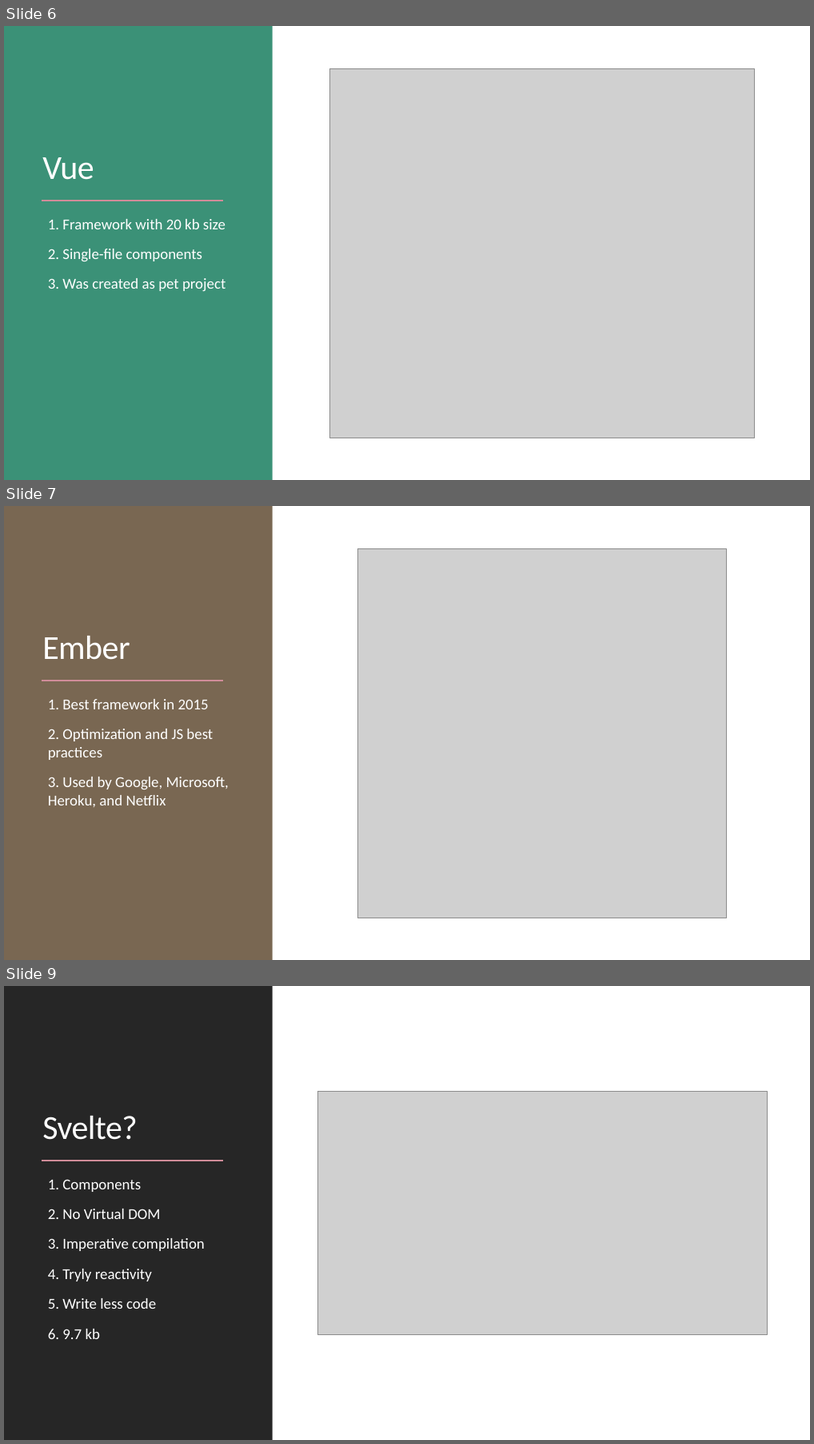
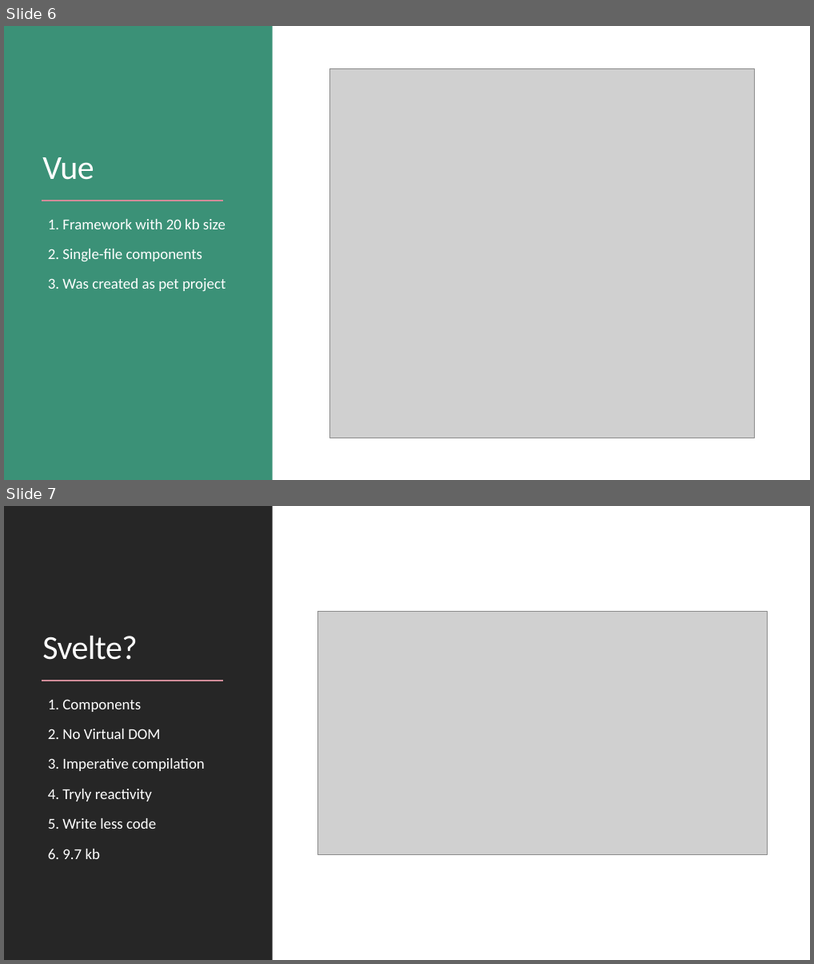
Before and after one commit to the-homeless-god/Profile, a slide deck: Presentations/Svelte framework.pptx. Shown one above the other, each under a label of ours: slides 6, 7 and 9 before the commit, slides 6 and 7 after it; the slides between them are not shown. The pictures are 814x1444 and 814x964 pixels, drawn with LibreOffice and Linux fonts; fonts in the diff are those of the drawing; grey boxes stand for pictures. Boxes give left, top, right and bottom in pixels: in the first picture for what was removed or moved away, otherwise in the second. Text is boxed around its words. In the diff, an @@ line names an element or a change of style, - is before the commit and + after.

```diff
--- a/Presentations/Svelte framework.pptx
+++ b/Presentations/Svelte framework.pptx
@@ slide 7 removed at (4, 506, 810, 960), background #FFFFFF; not listed: 1 template element that a slide beside it also shows @@
@@ rectangle removed at (4, 506, 273, 960) @@
@@ rectangle removed at (5, 506, 810, 960) @@
@@ picture removed at (358, 548, 727, 917) @@
@@ title removed at (42, 636, 130, 660) @@
-Ember
@@ line removed from (42, 681) to (223, 681) @@
@@ text removed at (48, 699, 229, 807) @@
-  1. Best framework in 2015
-  2. Optimization and JS best practices
-  3. Used by Google, Microsoft, Heroku, and Netflix
@@ what was slide 9 is now slide 7 @@
```
Also in this commit, not shown: 8 slides changed, 16 slides added, 3 other slides removed.
